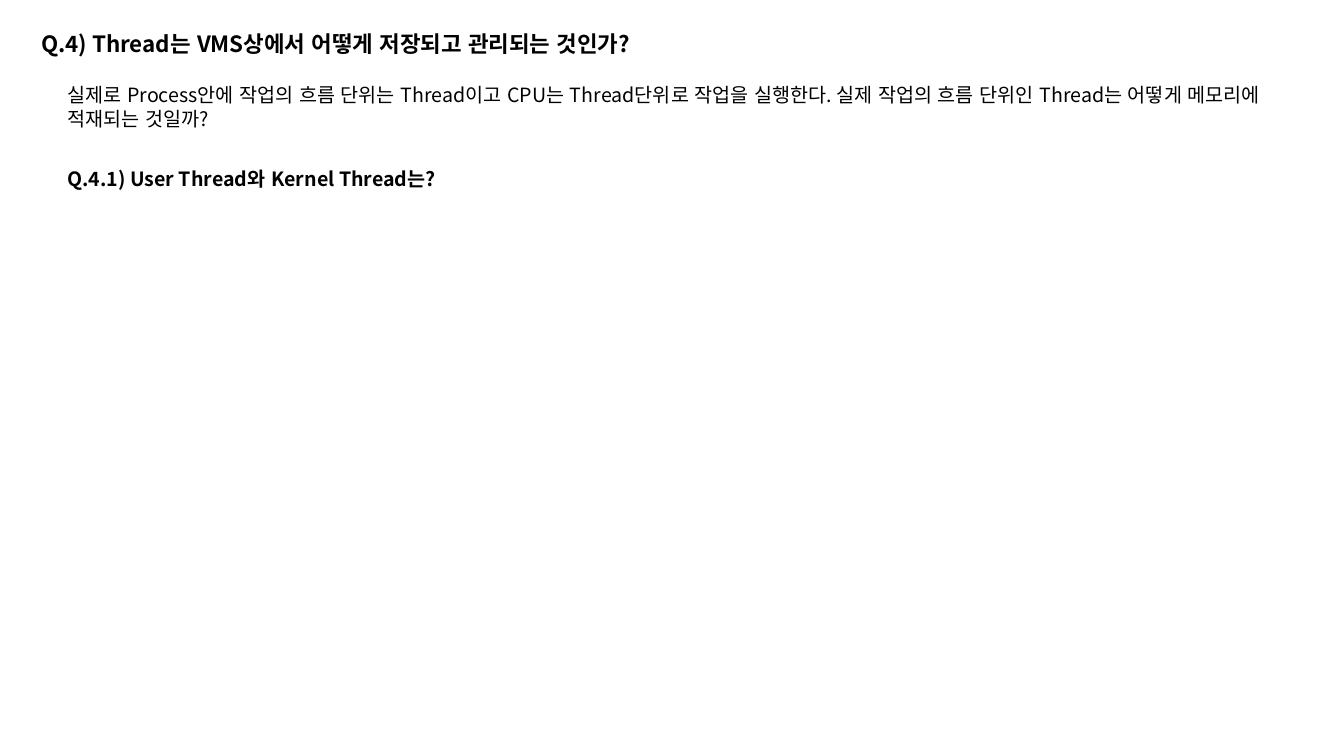
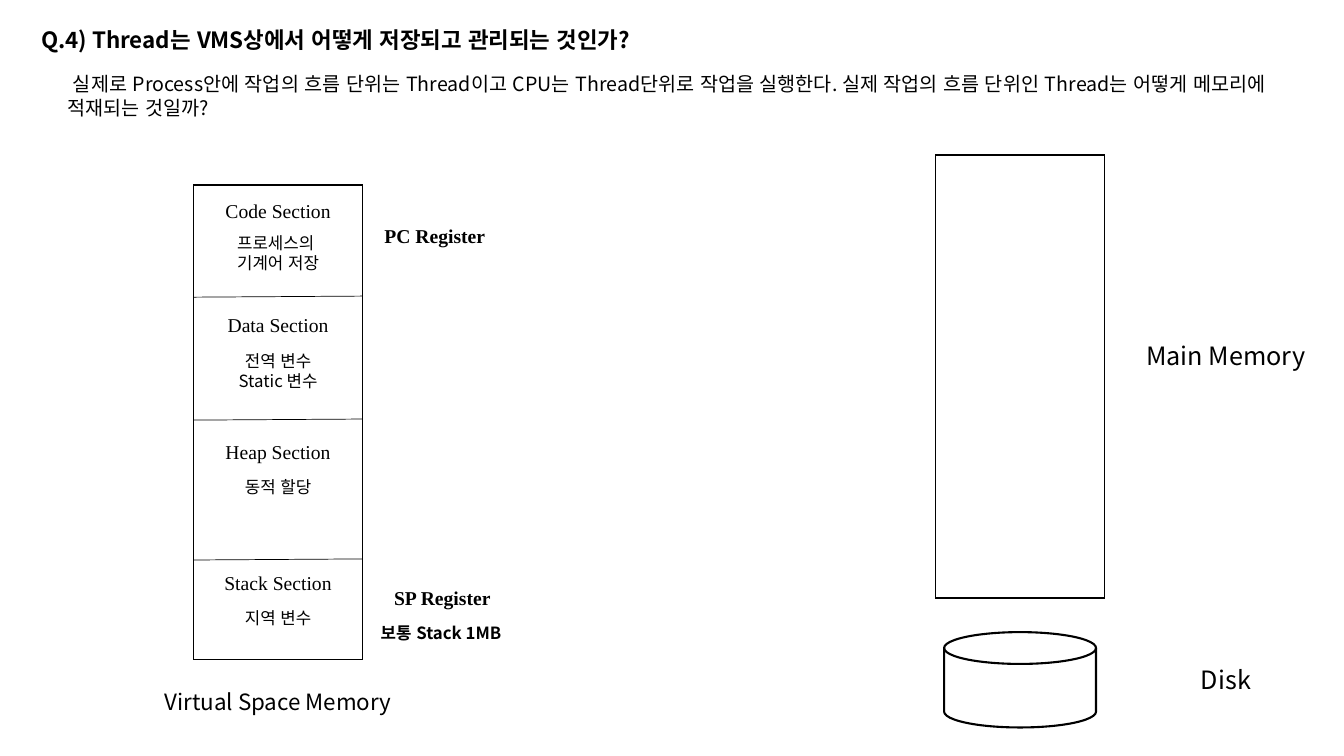
Before and after one commit to taehyuklee/C-CppStudy, a slide deck: slide 16 of CSwithC/CS-explanation.pptx. Drawn at 1344x756 pixels with LibreOffice and Linux fonts; fonts in the diff are those of the drawing. Boxes give left, top, right and bottom in pixels: in the first picture for what was removed or moved away, otherwise in the second. Text is boxed around its words. In the diff, an @@ line names an element or a change of style, - is before the commit and + after.

```diff
--- a/CSwithC/CS-explanation.pptx
+++ b/CSwithC/CS-explanation.pptx
@@ text "Q.4) Thread는 VMS상에서 어떻게 저장되고 ...": place and size @@
-text "Q.4) Thread는 VMS상에서 어떻게 저장되고 ..." at (41, 33, 630, 57)
+text "Q.4) Thread는 VMS상에서 어떻게 저장되고 ..." at (41, 29, 630, 53)
@@ text "실제로 Process안에 작업의 흐름 단위는 ..." rewrapped from (67, 85, 1260, 128) to (67, 74, 1265, 117) @@
@@ text removed at (67, 169, 436, 190) @@
-Q.4.1) User Thread와 Kernel Thread는?
@@ rectangle added at (936, 155, 1105, 598), outline #000000 1 pt @@
@@ rectangle added at (194, 186, 363, 660), outline #000000 1 pt @@
@@ text added at (225, 204, 331, 219), 14 pt, text #000000 @@
+Code Section
@@ text added at (237, 235, 319, 271), 12 pt, text #000000 @@
+프로세스의
+기계어 저장
@@ text added at (384, 229, 485, 248), 14 pt, text #000000, bold @@
+PC Register
@@ line added from (194, 297) to (363, 296), #000000 0.5 pt @@
@@ text added at (228, 319, 329, 333), 14 pt, text #000000 @@
+Data Section
@@ text added at (239, 353, 318, 389), 12 pt, text #000000 @@
+전역 변수
+Static 변수
@@ text added at (1146, 345, 1306, 371), 18 pt, text #000000 @@
+Main Memory
@@ line added from (194, 420) to (363, 419), #000000 0.5 pt @@
@@ text added at (225, 446, 331, 464), 14 pt, text #000000 @@
+Heap Section
@@ text added at (245, 479, 311, 495), 12 pt, text #000000 @@
+동적 할당
@@ line added from (194, 561) to (363, 560), #000000 0.5 pt @@
@@ text added at (224, 576, 332, 591), 14 pt, text #000000 @@
+Stack Section
@@ text added at (394, 591, 491, 610), 14 pt, text #000000, bold @@
+SP Register
@@ text added at (245, 610, 311, 626), 12 pt, text #000000 @@
+지역 변수
@@ text added at (381, 625, 502, 641), 12 pt, text #000000, bold @@
+보통 Stack 1MB
@@ cylinder added at (945, 632, 1097, 728), outline #000000 1.5 pt @@
@@ text added at (1201, 669, 1251, 690), 18 pt, text #000000 @@
+Disk
@@ text added at (165, 692, 392, 715), 16 pt, text #000000 @@
+Virtual Space Memory
```
Also in this commit, not shown: 1 slide added.
